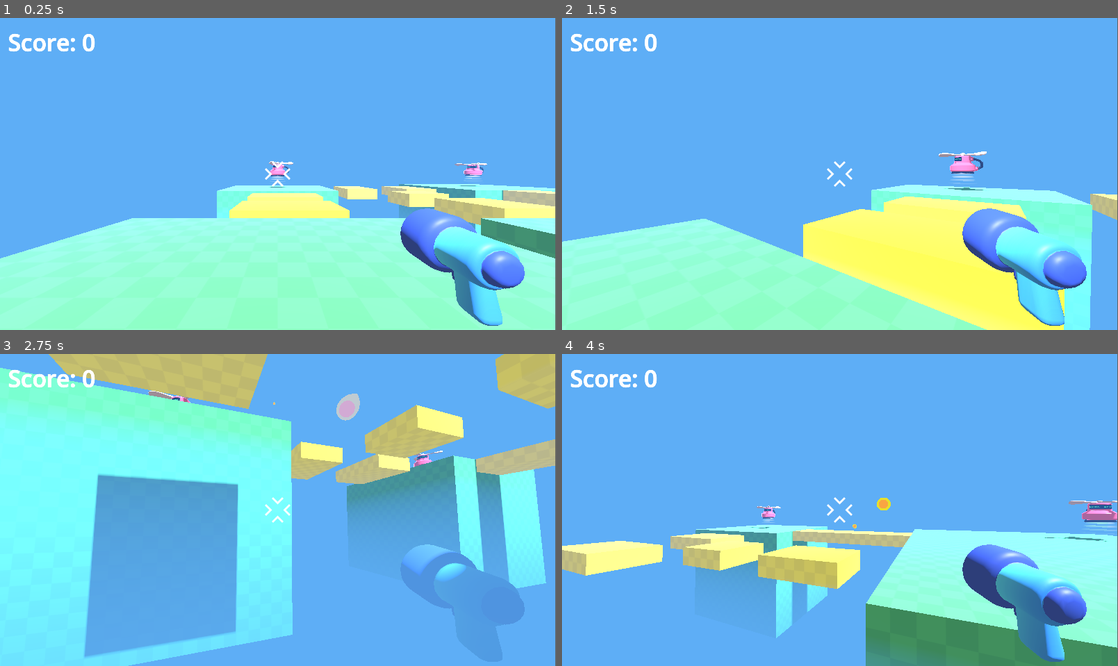
Above: before the commit, frames 1-4 (two rows, left to right).
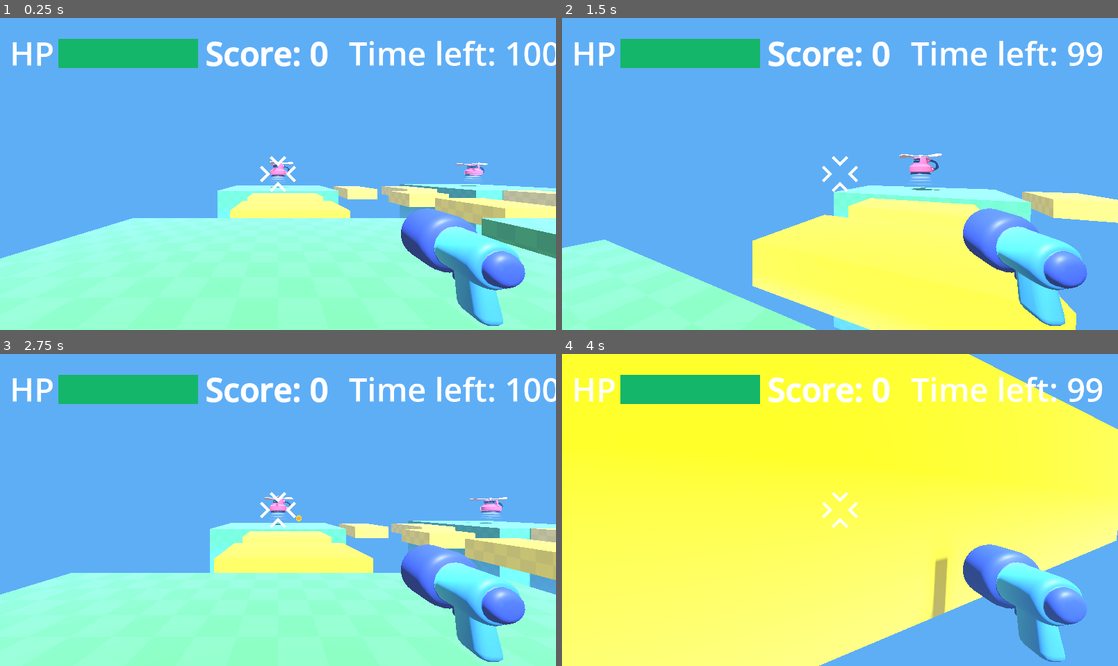
Above: after the commit, the same moments.

Repository: aland96/vampire3D
Game: Godot game, scene res://game.tscn
Two runs of this game, one before a commit and one after it. Both use one fixed random seed, a clock stepped at 60 frames per second and the inputs below.
Inputs (mouse positions are in pixels of both pictures, inside the frame that each line leads up to):
- Up to frame 1 (0.25 s): no input
- Up to frame 2 (1.5 s): move the mouse to (867, 174) at 0.52 s; press the mouse at (867, 174) at 0.53 s; hold W (move_forward) from 0.53 s (still down); tap Space (jump) at 0.77 s; move the mouse to (812, 174) at 1.27 s; release the mouse at (812, 174) at 1.28 s; click (812, 174) at 1.35 s
- Up to frame 3 (2.75 s): keep holding W (move_forward); tap Space (jump) at 1.52 s; move the mouse to (289, 503) at 2.02 s; press the mouse at (289, 503) at 2.03 s
- Up to frame 4 (4 s): keep holding W (move_forward); move the mouse to (834, 516) at 2.77 s; release the mouse at (834, 516) at 2.78 s; click (834, 516) at 2.85 s; tap Space (jump) at 3.02, 3.77 s; move the mouse to (878, 513) at 3.52 s; press the mouse at (878, 513) at 3.53 s
The window is 799x449 before the commit and 800x449 after it. Grey fills any space a smaller window leaves; there, only what the larger window draws over its background counts as a difference.

The runs differ from the first frame. In frame 1, 5.0% of the frame differs, in the area x 0-100%, y 5-100%; in frame 2, 22%; in frame 3, 82%; in frame 4, 94%, in the area x 0-100%, y 0-100%.

Commit message:
Add time for clear level, add player health

Diff:
--- a/game.gd
+++ b/game.gd
@@ -1,11 +1,22 @@
 extends Node3D
 
 var player_score = 0
+var time_left = 100
+
+func _ready() -> void:
+	%TimeLeft.text = "Time left: " + str(time_left)
 
 func increase_score():
 	player_score += 1
 	%Label.text = "Score: " + str(player_score)
 	pass
+
+func decrease_time():
+	time_left -= 1
+	%TimeLeft.text = "Time left: " + str(time_left)
+	if time_left == 0:
+		get_tree().paused = true
+		%WonLabel.visible = true
 
 func spawn_poof(mob_position):
 	const smoke_puff = preload("res://mob/smoke_puff/smoke_puff.tscn")
--- a/game.tscn
+++ b/game.tscn
@@ -22,6 +22,15 @@
 [sub_resource type="LabelSettings" id="LabelSettings_7jktm"]
 font_size = 80
 outline_size = 5
+
+[sub_resource type="LabelSettings" id="LabelSettings_ryrav"]
+font_size = 80
+
+[sub_resource type="LabelSettings" id="LabelSettings_eow3j"]
+font_size = 60
+
+[sub_resource type="LabelSettings" id="LabelSettings_j5wjh"]
+font_size = 80
 
 [node name="Game" type="Node3D"]
 script = ExtResource("1_ryrav")
@@ -123,14 +132,48 @@
 
 [node name="Label" type="Label" parent="."]
 unique_name_in_owner = true
-offset_left = 28.0
-offset_top = 28.0
-offset_right = 240.0
-offset_bottom = 105.0
+offset_left = 505.0
+offset_top = 31.0
+offset_right = 806.0
+offset_bottom = 141.0
 text = "Score: 0"
 label_settings = SubResource("LabelSettings_7jktm")
+
+[node name="TimeLeft" type="Label" parent="."]
+unique_name_in_owner = true
+offset_left = 857.0
+offset_top = 31.0
+offset_right = 1285.0
+offset_bottom = 141.0
+text = "Time left: 0"
+label_settings = SubResource("LabelSettings_ryrav")
+horizontal_alignment = 2
+
+[node name="WonLabel" type="Label" parent="."]
+unique_name_in_owner = true
+visible = false
+offset_left = 293.0
+offset_top = 341.0
+offset_right = 1084.0
+offset_bottom = 424.0
+size_flags_horizontal = 4
+text = "Congratulations, you won !!"
+label_settings = SubResource("LabelSettings_eow3j")
+
+[node name="Timer" type="Timer" parent="."]
+unique_name_in_owner = true
+autostart = true
+
+[node name="HPLabel" type="Label" parent="."]
+offset_left = 24.0
+offset_top = 31.0
+offset_right = 133.0
+offset_bottom = 141.0
+text = "HP"
+label_settings = SubResource("LabelSettings_j5wjh")
 
 [connection signal="mob_spawned" from="MobSpawner3D" to="." method="_on_mob_spawner_3d_mob_spawned"]
 [connection signal="mob_spawned" from="MobSpawner3D2" to="." method="_on_mob_spawner_3d_mob_spawned"]
 [connection signal="mob_spawned" from="MobSpawner3D3" to="." method="_on_mob_spawner_3d_mob_spawned"]
 [connection signal="body_entered" from="KillPlane" to="." method="_on_kill_plane_body_entered"]
+[connection signal="timeout" from="Timer" to="." method="decrease_time"]
--- a/mob/bat/bat_model.tscn
+++ b/mob/bat/bat_model.tscn
@@ -189,19 +189,19 @@
 script = ExtResource("2_vgr6s")
 
 [node name="Skeleton3D" parent="Armature" index="0"]
-bones/0/position = Vector3(0, -0.00271829, 0)
-bones/1/rotation = Quaternion(0.140675, 0.0365043, -0.596168, 0.789596)
-bones/2/rotation = Quaternion(-0.0199368, -0.00782118, 0.379064, 0.925123)
-bones/3/rotation = Quaternion(-0.136457, 0.00836981, 0.286905, 0.948154)
-bones/4/rotation = Quaternion(0.140675, -0.0365043, 0.596168, 0.789596)
-bones/5/rotation = Quaternion(-0.0199368, 0.00782118, -0.379064, 0.925123)
-bones/6/rotation = Quaternion(-0.136457, -0.00836981, -0.286905, 0.948154)
+bones/0/position = Vector3(0, 0.0148556, 0)
+bones/1/rotation = Quaternion(0.0831464, 0.0788852, -0.679515, 0.724653)
+bones/2/rotation = Quaternion(0.10961, 0.0402654, 0.341515, 0.932594)
+bones/3/rotation = Quaternion(0.163513, 0.1083, 0.327236, 0.924365)
+bones/4/rotation = Quaternion(0.0831464, -0.0788852, 0.679515, 0.724653)
+bones/5/rotation = Quaternion(0.10961, -0.0402654, -0.341515, 0.932594)
+bones/6/rotation = Quaternion(0.163513, -0.1083, -0.327236, 0.924365)
 bones/7/position = Vector3(0.130992, -0.227392, -0.0878515)
 bones/7/rotation = Quaternion(0.261968, 0.0834552, 0.265751, 0.924005)
-bones/8/rotation = Quaternion(2.84263e-08, 0.542441, 0.840094, 2.02176e-08)
+bones/8/rotation = Quaternion(3.80027e-08, 0.701392, 0.712776, 2.27506e-08)
 bones/10/position = Vector3(-0.130992, -0.227392, -0.0878515)
 bones/10/rotation = Quaternion(0.261968, -0.0834552, -0.265751, 0.924005)
-bones/11/rotation = Quaternion(2.52265e-08, 0.542441, 0.840094, 4.39632e-08)
+bones/11/rotation = Quaternion(2.16492e-08, 0.701392, 0.712776, 3.51851e-08)
 
 [node name="bat" parent="Armature/Skeleton3D" index="0"]
 surface_material_override/0 = ExtResource("2_030dj")
--- a/player/player.gd
+++ b/player/player.gd
@@ -1,6 +1,7 @@
 extends CharacterBody3D
 
 const SPEED = 6.5
+var HEALTH = 100
 
 func _ready() -> void:
 	Input.set_mouse_mode(Input.MOUSE_MODE_CAPTURED)
@@ -29,6 +30,10 @@
 		velocity.y = 0.0
 
 	move_and_slide()
+	for i in get_slide_collision_count():
+		var collision = get_slide_collision(i)
+		if collision.get_collider().name == 'Mob':
+			take_damage()
 
 	if Input.is_action_pressed("shoot") and %Timer.is_stopped():
 		shoot_bullet()
@@ -43,3 +48,12 @@
 	%Timer.start()
 	%AudioStreamPlayer.play()
 	pass
+
+func take_damage():
+	if %InvulnerableTimer.is_stopped():
+		HEALTH -= 10
+		%HurtSound.play()
+		%ProgressBar.value = HEALTH
+		%InvulnerableTimer.start()
+		if HEALTH <= 0:
+			get_tree().reload_current_scene.call_deferred()
--- a/player/player.tscn
+++ b/player/player.tscn
@@ -1,11 +1,15 @@
-[gd_scene load_steps=6 format=3 uid="uid://dhdeu0l3u6qri"]
+[gd_scene load_steps=8 format=3 uid="uid://dhdeu0l3u6qri"]
 
 [ext_resource type="PackedScene" uid="uid://b7vmm2o0u7rw5" path="res://player/simple_gun/gun_model.glb" id="1_oul6g"]
 [ext_resource type="Script" uid="uid://6r1o1o0eeaxe" path="res://player/player.gd" id="1_rkbax"]
 [ext_resource type="Texture2D" uid="uid://c0wrqmnmttjo2" path="res://player/reticle.png" id="3_g1dw6"]
 [ext_resource type="AudioStream" uid="uid://bgfelc0wot5j2" path="res://player/gun_shoot.wav" id="4_yw30f"]
+[ext_resource type="AudioStream" uid="uid://dh8ln14ngwryw" path="res://mob/mob_take_damage.wav" id="5_qjkh3"]
 
 [sub_resource type="CapsuleShape3D" id="CapsuleShape3D_kqu6x"]
+
+[sub_resource type="StyleBoxFlat" id="StyleBoxFlat_yw30f"]
+bg_color = Color(0.0779479, 0.712962, 0.416457, 1)
 
 [node name="Player" type="CharacterBody3D"]
 script = ExtResource("1_rkbax")
@@ -48,3 +52,24 @@
 [node name="AudioStreamPlayer" type="AudioStreamPlayer" parent="."]
 unique_name_in_owner = true
 stream = ExtResource("4_yw30f")
+
+[node name="ProgressBar" type="ProgressBar" parent="."]
+unique_name_in_owner = true
+offset_left = 144.0
+offset_top = 51.0
+offset_right = 486.0
+offset_bottom = 123.0
+theme_override_styles/fill = SubResource("StyleBoxFlat_yw30f")
+value = 100.0
+show_percentage = false
+
+[node name="InvulnerableTimer" type="Timer" parent="."]
+unique_name_in_owner = true
+wait_time = 0.5
+one_shot = true
+
+[node name="HurtSound" type="AudioStreamPlayer3D" parent="."]
+unique_name_in_owner = true
+visible = false
+stream = ExtResource("5_qjkh3")
+pitch_scale = 2.0
--- a/project.godot
+++ b/project.godot
@@ -17,8 +17,8 @@
 
 [display]
 
-window/size/viewport_width=1920
-window/size/viewport_height=1080
+window/size/viewport_width=1366
+window/size/viewport_height=768
 
 [input]
 
Not shown, added: export_presets.cfg
Not shown: 1 places in game.tscn that only renumber resources
Not shown, added: First 3d game.exe
Not shown, added: First 3d game.pck
Not shown, added: game.tscn680033550.tmp
Not shown, added: game.tscn685484247.tmp
